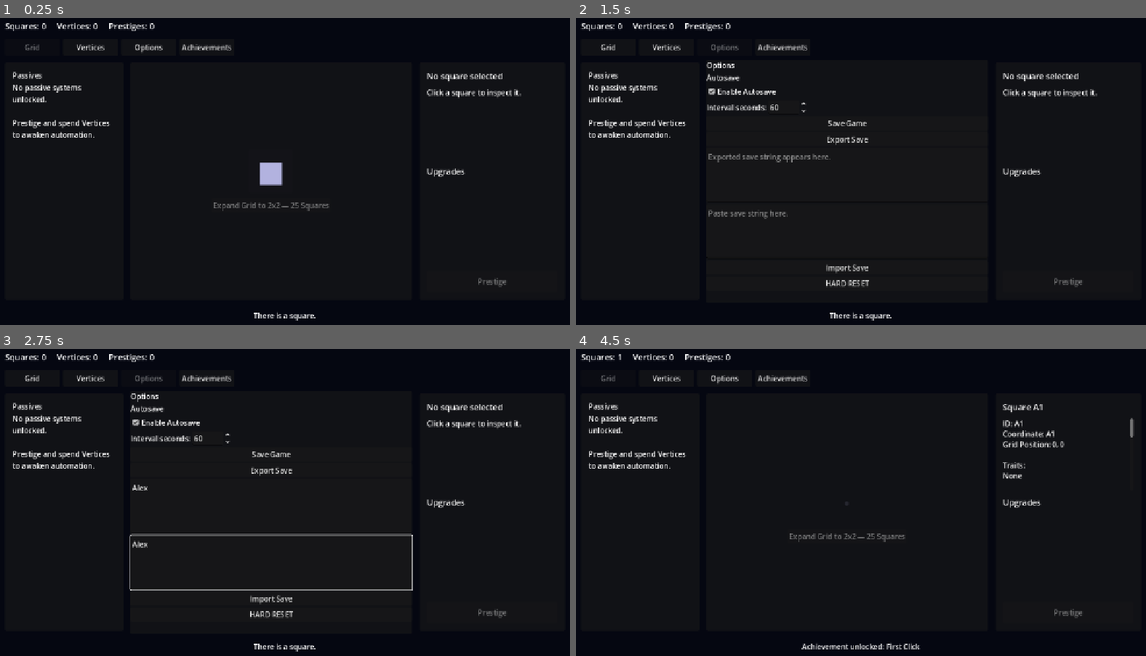
Above: before the commit, frames 1-4 (two rows, left to right).
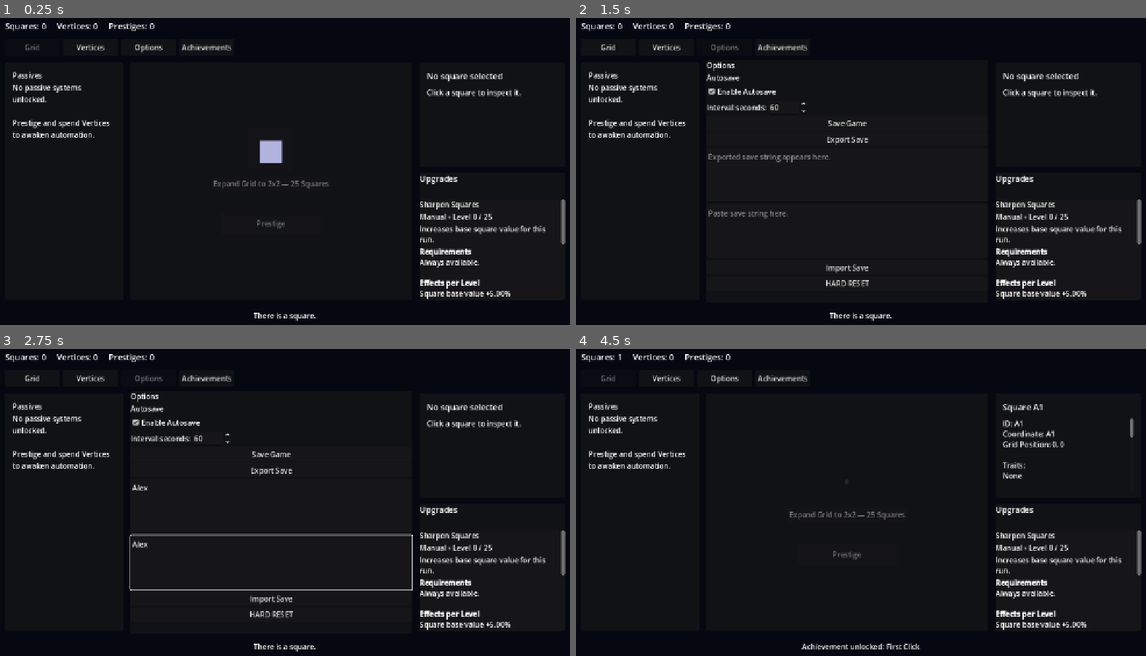
Above: after the commit, the same moments.

Repository: franciscoCapa27/Squared_2
Game: Godot game, scene res://scenes/main/Main.tscn
Two runs of this game, one before a commit and one after it. Both use one fixed random seed, a clock stepped at 60 frames per second and the inputs below.
Inputs (mouse positions are in pixels of both pictures, inside the frame that each line leads up to):
- Up to frame 1 (0.25 s): no input
- Up to frame 2 (1.5 s): click "Vertices" at 0.5 s; click "Options" at 1.25 s
- Up to frame 3 (2.75 s): click (273, 505) at 2.02 s; type "Alex" at 2.1 s; click (273, 560) at 2.25 s; type "Alex" at 2.33 s
- Up to frame 4 (4.5 s): click "Achievements" at 2.75 s; click "Grid" at 3.5 s; click "■" at 4.25 s

The runs differ from the first frame. In frame 1, 2.8% of the frame differs, in the area x 37-100%, y 39-92%; in frame 2, 1.7%; in frame 3, 1.7%; in frame 4, 2.2%.

Commit message:
Add run-based upgrades

Diff:
--- /dev/null
+++ b/squared-2/data/run_upgrades/passive_tunning.tres
@@ -0,0 +1,33 @@
+[gd_resource type="Resource" script_class="RunUpgradeDefinition" format=3 uid="uid://crtrnmps77n7h"]
+
+[ext_resource type="Script" uid="uid://chdrsvo1guraf" path="res://scripts/resources/run_upgrade_effect.gd" id="1_2mvrw"]
+[ext_resource type="Script" uid="uid://mxwbqrrs5rto" path="res://scripts/resources/run_upgrade_definition.gd" id="2_xar5y"]
+[ext_resource type="Script" uid="uid://cvbvabkxna6aw" path="res://scripts/resources/run_upgrade_unlock_condition.gd" id="3_agprp"]
+
+[sub_resource type="Resource" id="Resource_2mvrw"]
+script = ExtResource("1_2mvrw")
+target_stat = "run_passive_click_value"
+value = 1.1
+metadata/_custom_type_script = "uid://chdrsvo1guraf"
+
+[sub_resource type="Resource" id="Resource_xar5y"]
+script = ExtResource("3_agprp")
+condition_type = 5
+threshold = 1.0
+target_id = "first_generator"
+metadata/_custom_type_script = "uid://cvbvabkxna6aw"
+
+[resource]
+script = ExtResource("2_xar5y")
+id = "passive_tunning"
+display_name = "Passive Tunning"
+description = "Increases passive click value for this run."
+category = 2
+sort_order = 30
+base_cost = 50.0
+cost_multiplier = 1.45
+max_level = 20
+hidden_until_unlocked = true
+unlock_conditions = Array[ExtResource("3_agprp")]([SubResource("Resource_xar5y")])
+effects_per_level = Array[ExtResource("1_2mvrw")]([SubResource("Resource_2mvrw")])
+metadata/_custom_type_script = "uid://mxwbqrrs5rto"
--- /dev/null
+++ b/squared-2/data/run_upgrades/quick_hands.tres
@@ -0,0 +1,31 @@
+[gd_resource type="Resource" script_class="RunUpgradeDefinition" format=3 uid="uid://b7acyjrvjc15c"]
+
+[ext_resource type="Script" uid="uid://chdrsvo1guraf" path="res://scripts/resources/run_upgrade_effect.gd" id="1_jbq16"]
+[ext_resource type="Script" uid="uid://mxwbqrrs5rto" path="res://scripts/resources/run_upgrade_definition.gd" id="2_aafcd"]
+[ext_resource type="Script" uid="uid://cvbvabkxna6aw" path="res://scripts/resources/run_upgrade_unlock_condition.gd" id="3_tnnxq"]
+
+[sub_resource type="Resource" id="Resource_jbq16"]
+script = ExtResource("1_jbq16")
+target_stat = "run_manual_click_value"
+value = 1.08
+metadata/_custom_type_script = "uid://chdrsvo1guraf"
+
+[sub_resource type="Resource" id="Resource_aafcd"]
+script = ExtResource("3_tnnxq")
+condition_type = 1
+threshold = 10.0
+metadata/_custom_type_script = "uid://cvbvabkxna6aw"
+
+[resource]
+script = ExtResource("2_aafcd")
+id = "quick_hands"
+display_name = "Quick Hands"
+description = "Increases manual click value for this run."
+category = 1
+sort_order = 20
+base_cost = 15.0
+cost_multiplier = 1.4
+max_level = 20
+unlock_conditions = Array[ExtResource("3_tnnxq")]([SubResource("Resource_aafcd")])
+effects_per_level = Array[ExtResource("1_jbq16")]([SubResource("Resource_jbq16")])
+metadata/_custom_type_script = "uid://mxwbqrrs5rto"
--- /dev/null
+++ b/squared-2/data/run_upgrades/sharpen_squares.tres
@@ -0,0 +1,24 @@
+[gd_resource type="Resource" script_class="RunUpgradeDefinition" format=3 uid="uid://bn43ciq0dxpbg"]
+
+[ext_resource type="Script" uid="uid://chdrsvo1guraf" path="res://scripts/resources/run_upgrade_effect.gd" id="1_joo08"]
+[ext_resource type="Script" uid="uid://mxwbqrrs5rto" path="res://scripts/resources/run_upgrade_definition.gd" id="2_cswee"]
+[ext_resource type="Script" uid="uid://cvbvabkxna6aw" path="res://scripts/resources/run_upgrade_unlock_condition.gd" id="3_5hwx5"]
+
+[sub_resource type="Resource" id="Resource_joo08"]
+script = ExtResource("1_joo08")
+target_stat = "run_square_base_value"
+value = 1.05
+metadata/_custom_type_script = "uid://chdrsvo1guraf"
+
+[resource]
+script = ExtResource("2_cswee")
+id = "sharpen_squares"
+display_name = "Sharpen Squares"
+description = "Increases base square value for this run."
+category = 1
+sort_order = 10
+base_cost = 5.0
+cost_multiplier = 1.35
+max_level = 25
+effects_per_level = Array[ExtResource("1_joo08")]([SubResource("Resource_joo08")])
+metadata/_custom_type_script = "uid://mxwbqrrs5rto"
--- a/squared-2/scenes/main/Main.tscn
+++ b/squared-2/scenes/main/Main.tscn
@@ -7,6 +7,7 @@
 [ext_resource type="Script" uid="uid://dtcxo6g4t8ui" path="res://scripts/ui/vertex_shop_page.gd" id="3_dc040"]
 [ext_resource type="Script" uid="uid://8mmn8xlnp7rn" path="res://scripts/ui/achievements_page.gd" id="6_ko0rf"]
 [ext_resource type="Script" uid="uid://byja7u42vbuc" path="res://scripts/ui/square_details_panel.gd" id="6_sjxhf"]
+[ext_resource type="Script" uid="uid://vlq180vt2gmu" path="res://scripts/ui/run_upgrades_panel.gd" id="8_ko0rf"]
 
 [node name="Main" type="Control" unique_id=1963513095]
 layout_mode = 3
@@ -185,6 +186,19 @@
 size_flags_horizontal = 4
 size_flags_vertical = 4
 
+[node name="PrestigeSpacer" type="Control" parent="RootMargin/MainVbox/Content/CenterPageRoot/GridPage/GridCenter/GridVBox" unique_id=697564281]
+custom_minimum_size = Vector2(0, 24)
+layout_mode = 2
+
+[node name="PrestigeButton" type="Button" parent="RootMargin/MainVbox/Content/CenterPageRoot/GridPage/GridCenter/GridVBox" unique_id=126762251]
+unique_name_in_owner = true
+custom_minimum_size = Vector2(220, 48)
+layout_mode = 2
+size_flags_horizontal = 4
+size_flags_vertical = 8
+disabled = true
+text = "Prestige"
+
 [node name="VertexShopPage" type="PanelContainer" parent="RootMargin/MainVbox/Content/CenterPageRoot" unique_id=1217666360]
 unique_name_in_owner = true
 layout_mode = 1
@@ -338,7 +352,11 @@
 unique_name_in_owner = true
 layout_mode = 2
 
-[node name="SquareDetailsPanel" type="PanelContainer" parent="RootMargin/MainVbox/Content" unique_id=872099950]
+[node name="RightPanel" type="VBoxContainer" parent="RootMargin/MainVbox/Content" unique_id=772359619]
+layout_mode = 2
+theme_override_constants/separation = 12
+
+[node name="SquareDetailsPanel" type="PanelContainer" parent="RootMargin/MainVbox/Content/RightPanel" unique_id=872099950]
 unique_name_in_owner = true
 custom_minimum_size = Vector2(320, 0)
 layout_mode = 2
@@ -346,7 +364,7 @@
 mouse_filter = 2
 script = ExtResource("6_sjxhf")
 
-[node name="SideMargin" type="MarginContainer" parent="RootMargin/MainVbox/Content/SquareDetailsPanel" unique_id=1432494938]
+[node name="SideMargin" type="MarginContainer" parent="RootMargin/MainVbox/Content/RightPanel/SquareDetailsPanel" unique_id=1432494938]
 layout_mode = 2
 mouse_filter = 2
 theme_override_constants/margin_left = 16
@@ -354,19 +372,19 @@
 theme_override_constants/margin_right = 16
 theme_override_constants/margin_bottom = 16
 
-[node name="SideVbox" type="VBoxContainer" parent="RootMargin/MainVbox/Content/SquareDetailsPanel/SideMargin" unique_id=354830038]
+[node name="SideVbox" type="VBoxContainer" parent="RootMargin/MainVbox/Content/RightPanel/SquareDetailsPanel/SideMargin" unique_id=354830038]
 layout_mode = 2
 mouse_filter = 2
 theme_override_constants/separation = 12
 
-[node name="SelectedSquareTitle" type="Label" parent="RootMargin/MainVbox/Content/SquareDetailsPanel/SideMargin/SideVbox" unique_id=324483402]
+[node name="SelectedSquareTitle" type="Label" parent="RootMargin/MainVbox/Content/RightPanel/SquareDetailsPanel/SideMargin/SideVbox" unique_id=324483402]
 unique_name_in_owner = true
 layout_mode = 2
 size_flags_vertical = 0
 theme_override_font_sizes/font_size = 18
 text = "Selected Square"
 
-[node name="SelectedSquareDetails" type="RichTextLabel" parent="RootMargin/MainVbox/Content/SquareDetailsPanel/SideMargin/SideVbox" unique_id=195294754]
+[node name="SelectedSquareDetails" type="RichTextLabel" parent="RootMargin/MainVbox/Content/RightPanel/SquareDetailsPanel/SideMargin/SideVbox" unique_id=195294754]
 unique_name_in_owner = true
 custom_minimum_size = Vector2(0, 160)
 layout_mode = 2
@@ -374,26 +392,35 @@
 bbcode_enabled = true
 text = "No square selected."
 
-[node name="UpgradesTitle" type="Label" parent="RootMargin/MainVbox/Content/SquareDetailsPanel/SideMargin/SideVbox" unique_id=2033131904]
+[node name="RunUpgradesPanel" type="PanelContainer" parent="RootMargin/MainVbox/Content/RightPanel" unique_id=682771557]
+unique_name_in_owner = true
+layout_mode = 2
+size_flags_vertical = 3
+script = ExtResource("8_ko0rf")
+
+[node name="RunUpgradesMargin" type="MarginContainer" parent="RootMargin/MainVbox/Content/RightPanel/RunUpgradesPanel" unique_id=61473642]
+layout_mode = 2
+
+[node name="RunUpgradesVBox" type="VBoxContainer" parent="RootMargin/MainVbox/Content/RightPanel/RunUpgradesPanel/RunUpgradesMargin" unique_id=70099436]
+layout_mode = 2
+
+[node name="RunUpgradesTitle" type="Label" parent="RootMargin/MainVbox/Content/RightPanel/RunUpgradesPanel/RunUpgradesMargin/RunUpgradesVBox" unique_id=2033131904]
 layout_mode = 2
 size_flags_vertical = 0
 theme_override_font_sizes/font_size = 18
 text = "Upgrades
 "
 
-[node name="UpgradesList" type="VBoxContainer" parent="RootMargin/MainVbox/Content/SquareDetailsPanel/SideMargin/SideVbox" unique_id=1606221242]
-layout_mode = 2
-size_flags_vertical = 3
+[node name="RunUpgradeScroll" type="ScrollContainer" parent="RootMargin/MainVbox/Content/RightPanel/RunUpgradesPanel/RunUpgradesMargin/RunUpgradesVBox" unique_id=612396319]
+layout_mode = 2
+size_flags_vertical = 3
+
+[node name="RunUpgradeList" type="VBoxContainer" parent="RootMargin/MainVbox/Content/RightPanel/RunUpgradesPanel/RunUpgradesMargin/RunUpgradesVBox/RunUpgradeScroll" unique_id=1606221242]
+unique_name_in_owner = true
+layout_mode = 2
+size_flags_horizontal = 3
 mouse_filter = 2
 theme_override_constants/separation = 8
-
-[node name="PrestigeButton" type="Button" parent="RootMargin/MainVbox/Content/SquareDetailsPanel/SideMargin/SideVbox" unique_id=126762251]
-unique_name_in_owner = true
-custom_minimum_size = Vector2(0, 48)
-layout_mode = 2
-size_flags_vertical = 8
-disabled = true
-text = "Prestige"
 
 [node name="StoryLabel" type="Label" parent="RootMargin/MainVbox" unique_id=151831416]
 unique_name_in_owner = true
--- a/squared-2/scripts/main/main.gd
+++ b/squared-2/scripts/main/main.gd
@@ -19,6 +19,8 @@
 @onready var passive_panel: PassivePanel = %PassivePanel
 @onready var square_details_panel: SquareDetailsPanel = %SquareDetailsPanel
 
+@onready var run_upgrades_panel: RunUpgradesPanel = %RunUpgradesPanel
+
 
 func _ready() -> void:
 	_connect_global_signals()
@@ -92,6 +94,7 @@
 	options_page.refresh()
 	achievements_page.refresh()
 	square_details_panel.refresh()
+	run_upgrades_panel.refresh()
 
 
 func _refresh_labels() -> void:
@@ -199,6 +202,7 @@
 func _on_passive_generator_upgraded(_generator_id: String) -> void:
 	_refresh_passive_panel()
 	square_details_panel.refresh()
+	run_upgrades_panel.refresh()
 
 
 func _on_options_save_imported() -> void:
@@ -222,6 +226,7 @@
 	achievements_page.refresh()
 	square_details_panel.refresh()
 	grid_page.refresh_buttons()
+	run_upgrades_panel.refresh()
 
 
 func _on_save_loaded() -> void:
--- /dev/null
+++ b/squared-2/scripts/ui/run_upgrades_panel.gd
@@ -0,0 +1,104 @@
+extends PanelContainer
+class_name RunUpgradesPanel
+
+@onready var run_upgrade_list: VBoxContainer = %RunUpgradeList
+
+var run_upgrade_card_scene: PackedScene = preload("res://scenes/ui/RunUpgradeCard.tscn")
+var run_upgrade_cards: Dictionary = {}
+
+
+func _ready() -> void:
+	EventBus.squares_changed.connect(_on_squares_changed)
+	EventBus.prestige_changed.connect(_on_prestige_changed)
+	EventBus.grid_changed.connect(_on_grid_changed)
+
+	AchievementSystem.achievements_changed.connect(_on_achievements_changed)
+	PassiveSystem.passive_state_changed.connect(_on_passive_state_changed)
+	RunUpgradeSystem.run_upgrades_changed.connect(_on_run_upgrades_changed)
+
+	refresh()
+
+
+func refresh() -> void:
+	_rebuild_if_needed()
+
+	for upgrade_id: String in run_upgrade_cards.keys():
+		var card: RunUpgradeCard = run_upgrade_cards.get(upgrade_id) as RunUpgradeCard
+
+		if card == null:
+			continue
+
+		card.refresh()
+
+
+func _rebuild_if_needed() -> void:
+	var visible_upgrades: Array[RunUpgradeDefinition] = _get_visible_upgrades()
+
+	if visible_upgrades.size() != run_upgrade_cards.size():
+		_rebuild_list()
+
+
+func _rebuild_list() -> void:
+	for child: Node in run_upgrade_list.get_children():
+		child.queue_free()
+
+	run_upgrade_cards.clear()
+
+	var visible_upgrades: Array[RunUpgradeDefinition] = _get_visible_upgrades()
+
+	for upgrade: RunUpgradeDefinition in visible_upgrades:
+		var card: RunUpgradeCard = run_upgrade_card_scene.instantiate() as RunUpgradeCard
+		run_upgrade_list.add_child(card)
+
+		card.setup(upgrade)
+		card.buy_requested.connect(_on_buy_requested)
+
+		run_upgrade_cards[upgrade.id] = card
+
+
+func _get_visible_upgrades() -> Array[RunUpgradeDefinition]:
+	var visible_upgrades: Array[RunUpgradeDefinition] = []
+
+	for upgrade: RunUpgradeDefinition in RunUpgradeDatabase.get_all_upgrades():
+		if not upgrade.is_visible_by_default:
+			continue
+
+		if upgrade.hidden_until_unlocked and not RunUpgradeSystem.is_run_upgrade_unlocked(upgrade.id):
+			continue
+
+		visible_upgrades.append(upgrade)
+
+	return visible_upgrades
+
+
+func _on_buy_requested(upgrade_id: String) -> void:
+	var bought: bool = RunUpgradeSystem.buy_run_upgrade(upgrade_id)
+
+	if not bought:
+		return
+
+	refresh()
+
+
+func _on_squares_changed(_value: float) -> void:
+	refresh()
+
+
+func _on_prestige_changed(_value: int) -> void:
+	refresh()
+
+
+func _on_grid_changed() -> void:
+	refresh()
+
+
+func _on_achievements_changed() -> void:
+	refresh()
+
+
+func _on_passive_state_changed() -> void:
+	refresh()
+
+
+func _on_run_upgrades_changed() -> void:
+	refresh()
Not shown, added: squared-2/scripts/ui/run_upgrades_panel.gd.uid
